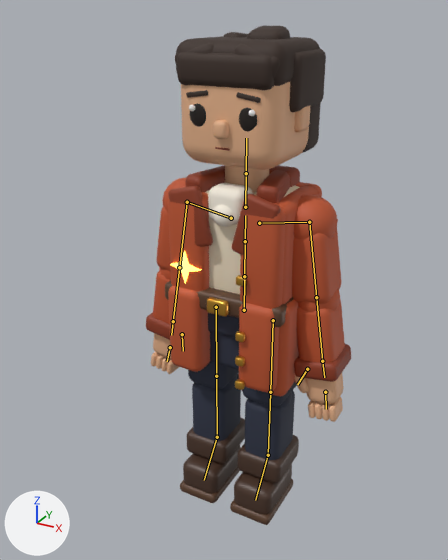
Renders of the glTF model luvcraft/avatar/claude-avatar.glb from each side of a commit.
Both versions are drawn from a 50 mm camera at (0.963, -1.911, 1.904) aimed at (-0.033, -0.101, 0.999). Arrows for +X, +Y and +Z are at lower left; the lights stay in place. The picture after the commit comes second. The bones that change, and the others that lie on the model, are drawn over the model as lines.

Names of what the first picture shows: 'ClaudeAvatar'.
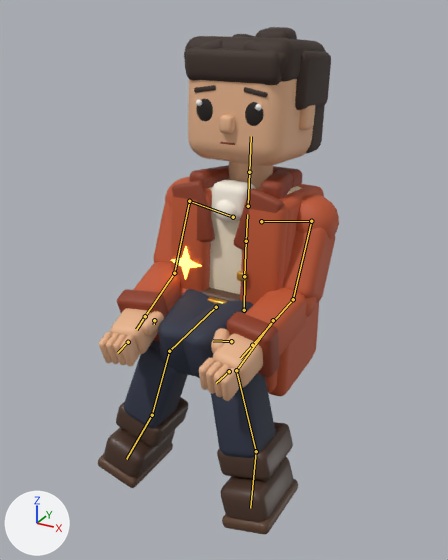
The newer file adds an action. The first version stands in its rest pose; the second is drawn at frame 1 of the action 'Sit'.

Location of each change, [x1, y1, x2, y2] in pixels of the pictures (448 x 560 px):
'ClaudeAvatar', posed (17% wider)
    before: [146, 26, 351, 525]
    after: [98, 27, 339, 535]
bone 'spine', root to tip
    before: (244, 276) to (245, 241)
    after: (244, 276) to (246, 241)
bone 'upper_arm.L', root to tip
    before: (309, 222) to (316, 297)
    after: (311, 221) to (293, 299)
bone 'forearm.L', root to tip
    before: (316, 297) to (322, 361)
    after: (293, 299) to (252, 345)
bone 'upper_arm.R', root to tip
    before: (187, 202) to (179, 267)
    after: (189, 201) to (174, 273)
bone 'forearm.R', root to tip
    before: (179, 267) to (173, 321)
    after: (174, 273) to (145, 316)
bone 'thigh.L', root to tip
    before: (273, 320) to (270, 392)
    after: (273, 320) to (236, 370)
bone 'shin.L', root to tip
    before: (270, 392) to (268, 455)
    after: (236, 370) to (256, 451)
bone 'thigh.R', root to tip
    before: (216, 307) to (216, 376)
    after: (216, 307) to (169, 351)
bone 'shin.R', root to tip
    before: (216, 376) to (217, 437)
    after: (169, 351) to (152, 415)

What the commit changed:
Bone 'spine' (bone_spine) turns from (0, 0, 0) to (-4, 0, 0) degrees about its own x, y and z.
Bone 'upper_arm.L' (bone_upper_arm_l) turns from (0, 0, 0) to (-24, 0, 6) degrees about its own x, y and z.
Bone 'forearm.L' (bone_forearm_l) turns from (0, 0, 0) to (-48, 0, 0) degrees about its own x, y and z.
Bone 'upper_arm.R' (bone_upper_arm_r) turns from (0, 0, 0) to (-24, 0, -6) degrees about its own x, y and z.
Bone 'forearm.R' (bone_forearm_r) turns from (0, 0, 0) to (-48, 0, 0) degrees about its own x, y and z.
Bone 'thigh.L' (bone_thigh_l) turns from (0, 0, 0) to (-82, 0, -16) degrees about its own x, y and z.
Bone 'shin.L' (bone_shin_l) turns from (0, 0, 0) to (80, 0, 0) degrees about its own x, y and z.
Bone 'thigh.R' (bone_thigh_r) turns from (0, 0, 0) to (-82, 0, 16) degrees about its own x, y and z.
Bone 'shin.R' (bone_shin_r) turns from (0, 0, 0) to (80, 0, 0) degrees about its own x, y and z.
